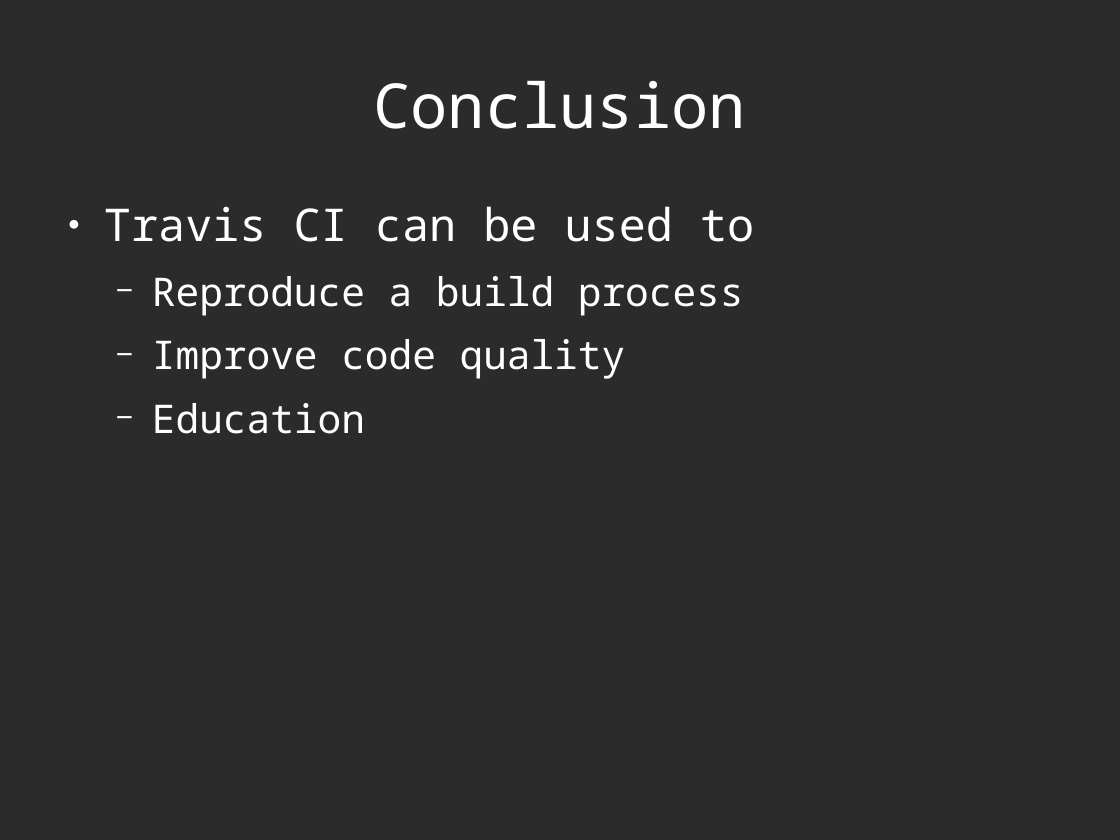
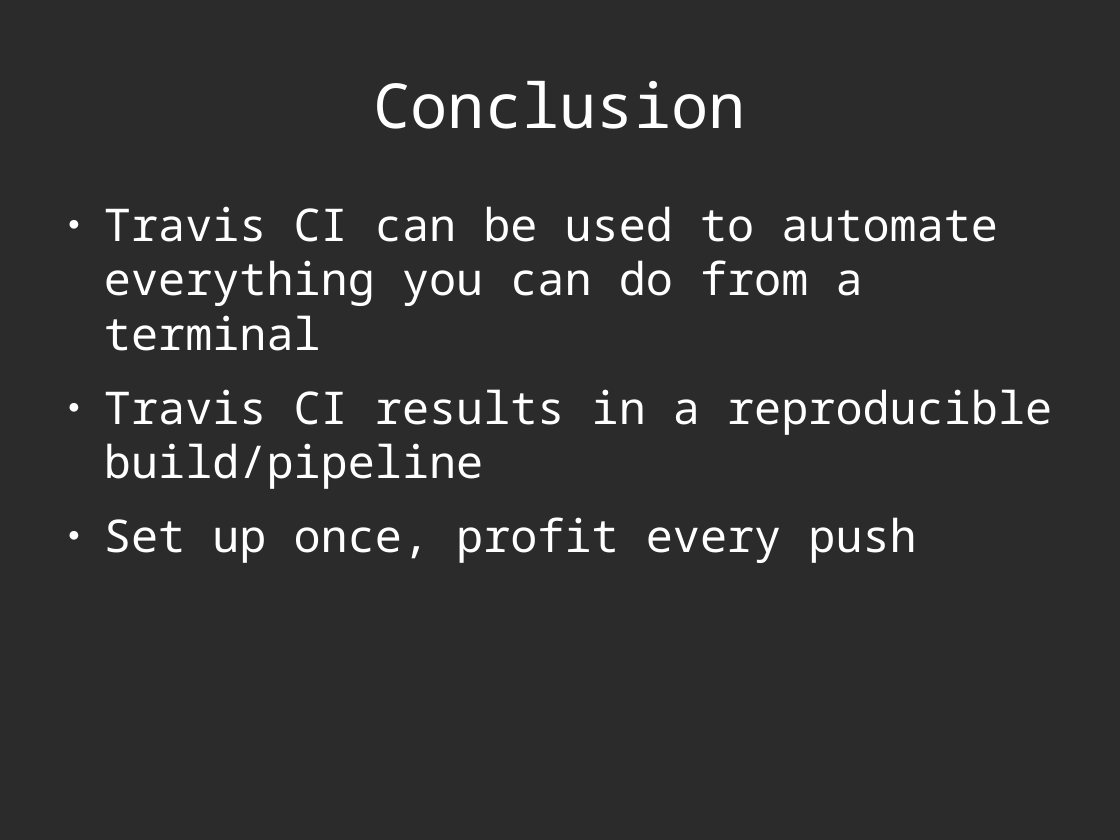
Before and after one commit to richelbilderbeek/CppPresentations, a slide deck: slide 38 of TravisPipeline/TravisPipeline.odp (slide 33 before the commit). Drawn at 1120x840 pixels with LibreOffice and Linux fonts; fonts in the diff are those of the drawing; background and template pictures are left out; a plain dark background stands for a picture behind light text. Boxes give left, top, right and bottom in pixels: in the first picture for what was removed or moved away, otherwise in the second. Text is boxed around its words. In the diff, an @@ line names an element or a change of style, - is before the commit and + after.

Commit message:
Travis pipeline PDF

```diff
--- a/TravisPipeline/TravisPipeline.odp
+++ b/TravisPipeline/TravisPipeline.odp
@@ text at bbox=[104, 206, 1052, 563]: text changed; size 28 to 32 pt @@
-● Travis CI can be used to
-  − Reproduce a build process
-  − Improve code quality
-  − Education
+● Travis CI can be used to automate everything you can do from a terminal
+● Travis CI results in a reproducible build/pipeline
+● Set up once, profit every push
```
Also in this commit, not shown: 5 other slides changed, 6 slides added, 1 slide removed, 12 other files.
